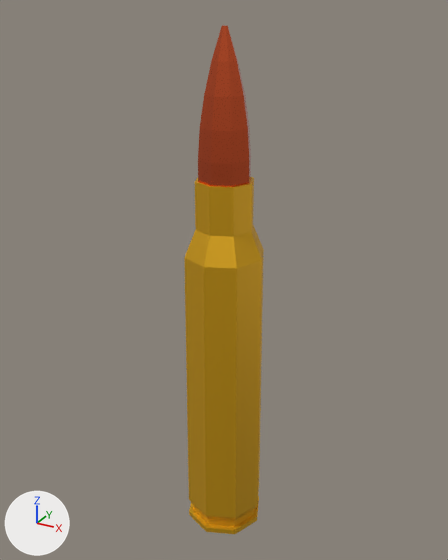
A saved change to the FBX model Assets/VsR/Runtime/Resources/Models/Cartridges/5.56x45mm NATO.fbx.
Before and after are seen from a camera (50 mm lens) standing at (0.0305, -0.0556, 0.0097) and looking at (-0.0007, 0.0011, -0.0187). Lighting does not change. The marker at lower left points along +X, +Y and +Z. Where no turn or scale is listed for an object, it has been applied to the vertices.

Names of what the first picture shows: '5.56x45mm NATO', '5.56x45mm NATO Bullet'.
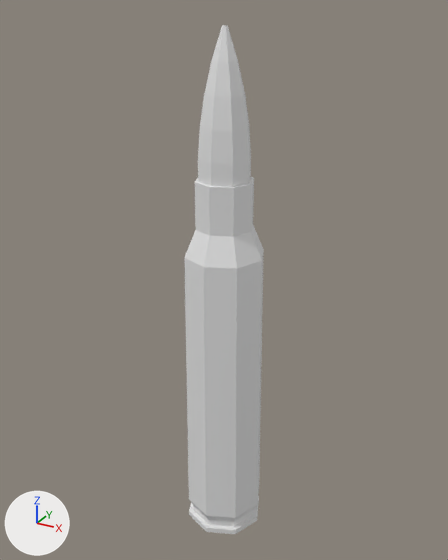
The change, as a diff of the scene's bpy script:
```diff
--- a/Assets/VsR/Runtime/Resources/Models/Cartridges/5.56x45mm NATO.fbx.py
+++ b/Assets/VsR/Runtime/Resources/Models/Cartridges/5.56x45mm NATO.fbx.py
@@ me_5_56x45mm_nato_bullet_mesh @@
 me_5_56x45mm_nato_bullet_mesh.from_pydata(...)  # 48 vertices, 42 faces; spans x -0.0028..0.0029, y -0.0029..0.0028, z -0.0092..0.0081
-me_5_56x45mm_nato_bullet_mesh.materials.append(mat_bullet_001)  # orange #e7653b
@@ me_5_56x45mm_nato_mesh @@
 me_5_56x45mm_nato_mesh.from_pydata(...)  # 112 vertices, 106 faces; spans x -0.0048..0.0048, y -0.0048..0.0048, z -0.0514..-0.0067
-me_5_56x45mm_nato_mesh.materials.append(mat_case_001)  # yellow #e7b11f
```

What differs and where, as boxes [x1, y1, x2, y2] in the pictures (448 x 560 px):
'5.56x45mm NATO', recoloured (yellow to grey)
    both: [184, 177, 264, 534]
'5.56x45mm NATO Bullet', recoloured
    both: [198, 25, 251, 187]
